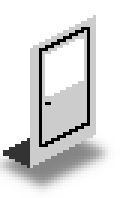
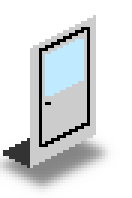
Two versions of the same layered image (w=132, h=198). Layer-by-layer changes:
added layer "Glass copy" above "Shadow copy" over [45,39,84,96]
